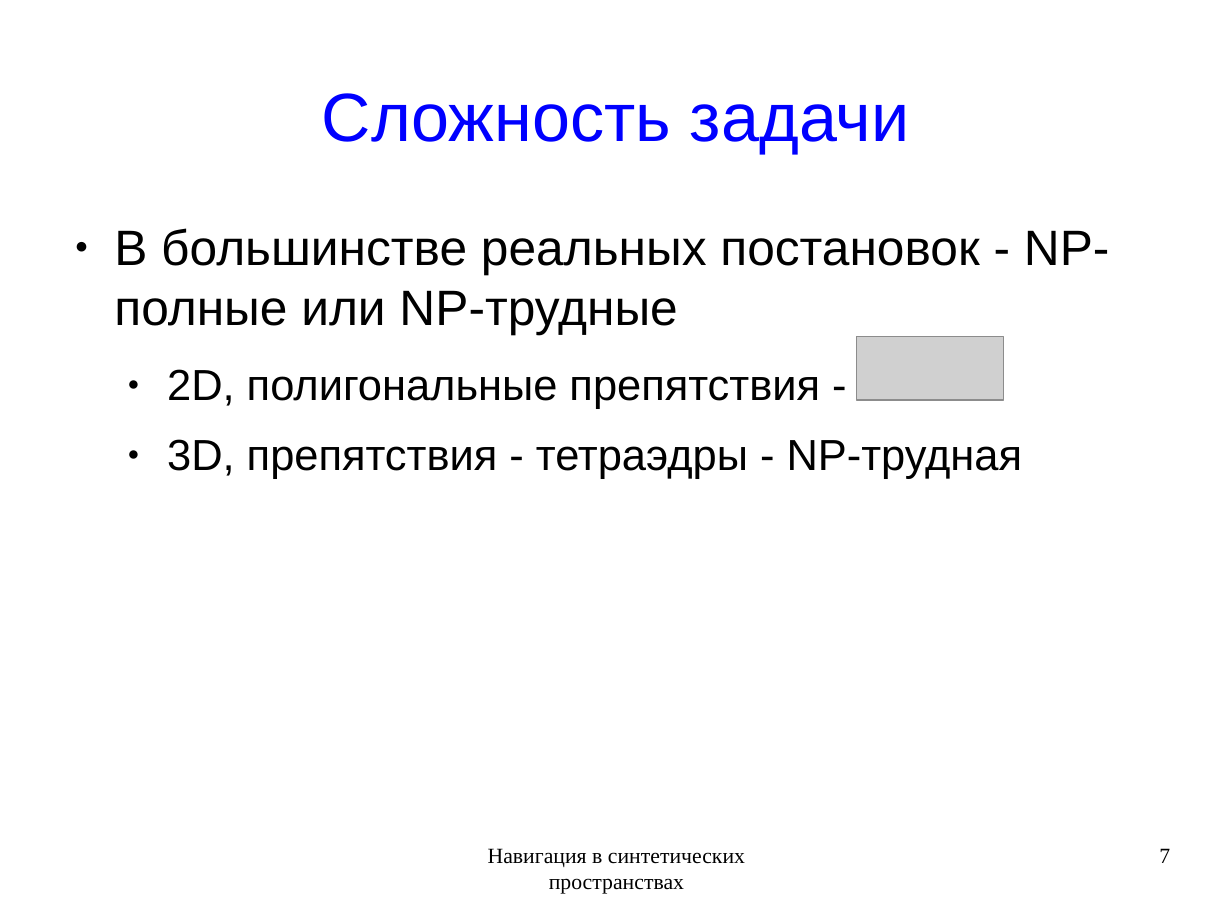
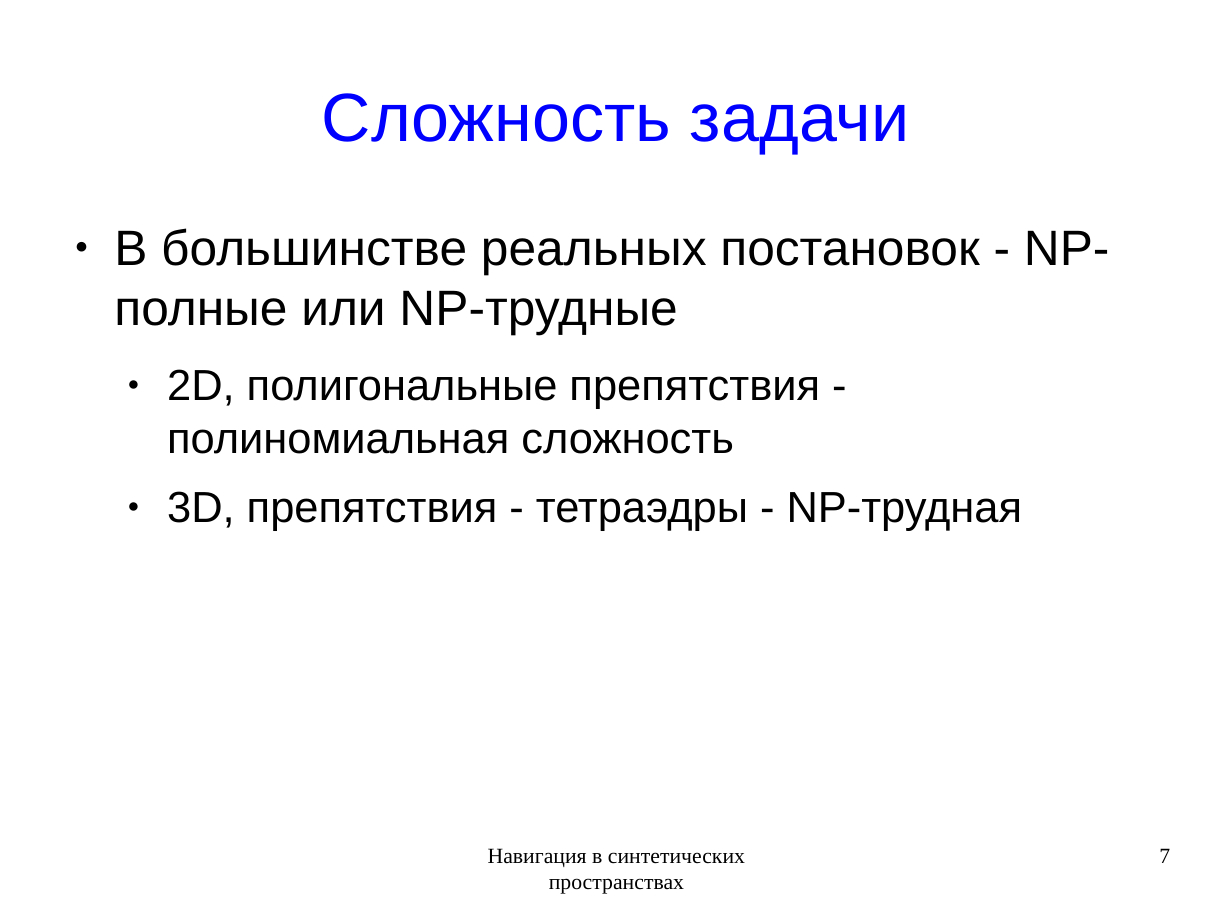
Before and after one commit to rutsky/semester09, a slide deck: slide 7 of Artificial_intelligence/Navigation_in_synthetic_space/50572_Rutsky_Navigation_in_synthetic_space.odp. Drawn at 1232x924 pixels with LibreOffice and Linux fonts; fonts in the diff are those of the drawing; grey boxes stand for pictures. Boxes give left, top, right and bottom in pixels: in the first picture for what was removed or moved away, otherwise in the second. Text is boxed around its words. In the diff, an @@ line names an element or a change of style, - is before the commit and + after.

```diff
--- a/Artificial_intelligence/Navigation_in_synthetic_space/50572_Rutsky_Navigation_in_synthetic_space.odp
+++ b/Artificial_intelligence/Navigation_in_synthetic_space/50572_Rutsky_Navigation_in_synthetic_space.odp
@@ picture removed at (x1=856, y1=337, x2=1004, y2=400) @@
@@ text at (x1=167, y1=369, x2=820, y2=454): text changed @@
-  ● 2D, полигональные препятствия -
+  ● 2D, полигональные препятствия - полиномиальная сложность
```
Also in this commit, not shown: 1 other slide changed, 2 other files.
